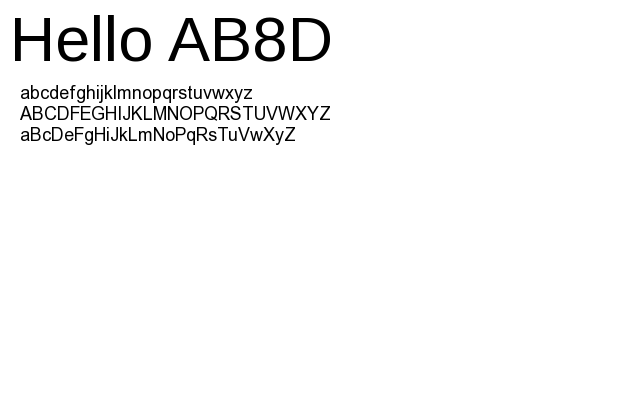
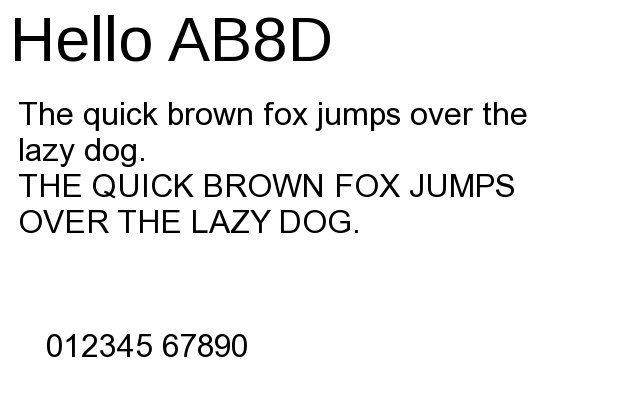
Revision of a layered w=640, h=400 image; what changed, layer by layer:
added layer "012345 67890" above "The quick brown fox jumps over..." over left=47, top=334, right=247, bottom=357
renamed "abcdefghijklmnopqrstuvwxyz ..." to "The quick brown fox jumps over...", moved it above "Hello AB8D", painted on it over left=19, top=85, right=527, bottom=233
